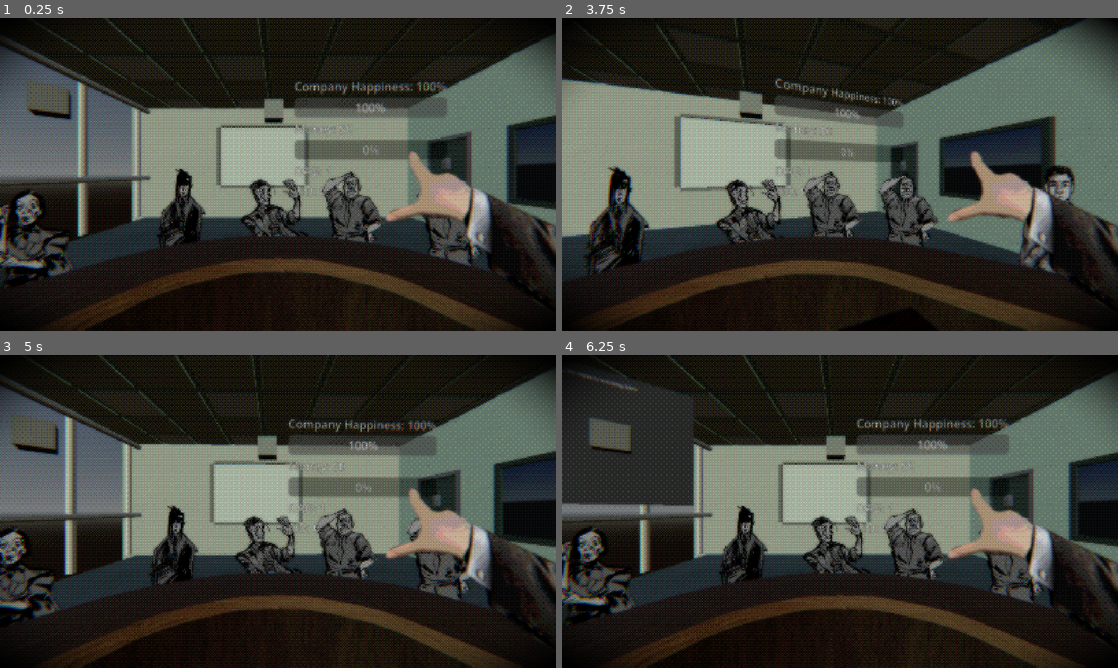
Above: before the commit, frames 1-4 (two rows, left to right).
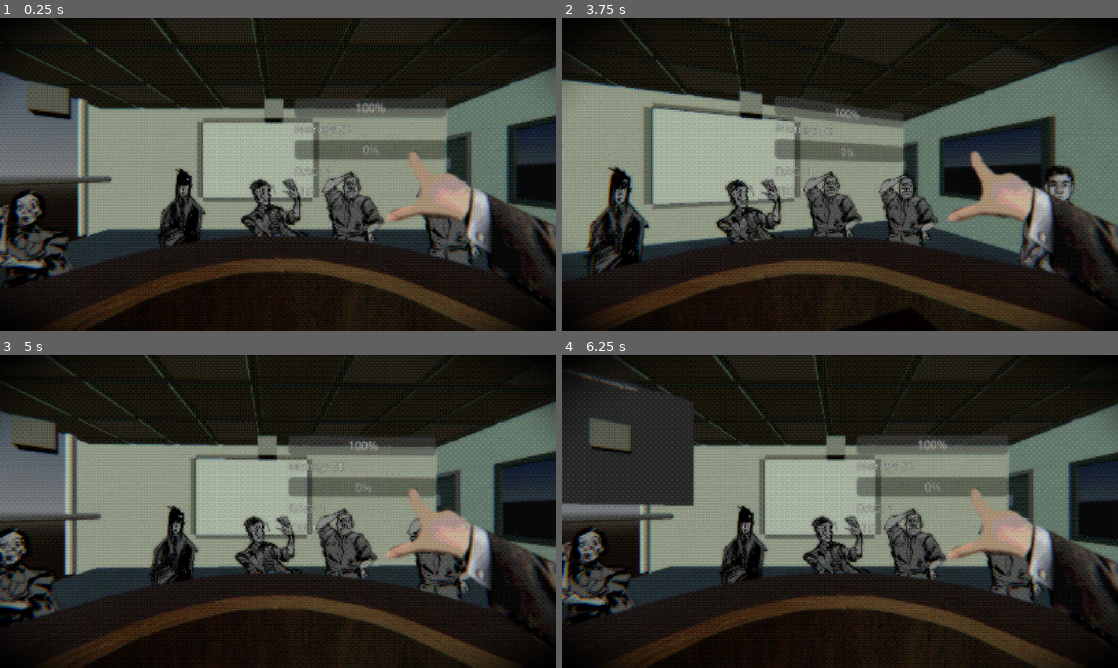
Above: after the commit, the same moments.

Repository: DebugCookie/FIB_GameJam
Game: Godot game, scene res://maxTestScene.tscn
The game is run twice, just before and just after one commit, with the same random seed, the same clock (stepped at 60 frames per second) and the same inputs.
Inputs (mouse positions are in pixels of both pictures, inside the frame that each line leads up to):
- Up to frame 1 (0.25 s): no input
- Up to frame 2 (3.75 s): tap Enter (ui_accept) at 0.5, 0.77, 1.25, 1.52, 2, 2.75, 3.02, 3.5 s; move the mouse to (962, 158) at 0.52 s; hold Right (ui_right) 0.53-1.28 s; click (962, 158) at 0.67 s; move the mouse to (728, 190) at 1.27 s; hold Down (ui_down) 1.28-2.03 s; move the mouse to (895, 105) at 2.02 s; hold Right (ui_right) 2.03-2.78 s; move the mouse to (812, 237) at 2.77 s; hold Up (ui_up) 2.78-3.53 s; click (812, 237) at 2.92 s; move the mouse to (1006, 221) at 3.52 s; hold Left (ui_left) from 3.53 s (still down)
- Up to frame 3 (5 s): keep holding Left (ui_left); tap Enter (ui_accept) at 3.77, 4.52 s; move the mouse to (111, 464) at 4.27 s
- Up to frame 4 (6.25 s): move the mouse to (867, 511) at 5.02 s; release Left (ui_left) at 5.03 s; hold Down (ui_down) 5.03-5.78 s; click (867, 511) at 5.17 s; tap Enter (ui_accept) at 5.75, 6.02 s; move the mouse to (756, 433) at 5.77 s; hold Right (ui_right) from 5.78 s (still down)

The runs differ from the first frame. In frame 1, 16% of the frame differs, in the area x 0-100%, y 0-71%; in frame 2, 13%; in frame 3, 16%; in frame 4, 12%.

Commit message:
Stuff changes

Diff:
--- a/maxTestScene.tscn
+++ b/maxTestScene.tscn
@@ -331,13 +331,13 @@
 transform = Transform3D(-1, 0, -8.742278e-08, 0, 1, 0, 8.742278e-08, 0, -1, 0.39856073, -0.13130234, -0.23945713)
 
 [node name="SM_Wall2" parent="." unique_id=1887927298 instance=ExtResource("10_3pouy")]
-transform = Transform3D(1.3113416e-07, 0, -1.1545465, 0, 1, 0, 1, 0, 1.5140049e-07, 0.008830994, -0.13130234, -0.62866175)
+transform = Transform3D(1.3113416e-07, 0, -1.1545465, 0, 1, 0, 1, 0, 1.5140049e-07, 0.008830994, -0.13130234, -0.48150295)
 
 [node name="SM_Wall3" parent="." unique_id=1447902437 instance=ExtResource("10_3pouy")]
 transform = Transform3D(-2.1855693e-07, 0, 1.1545465, 0, 1, 0, -1, 0, -2.5233413e-07, 0.008830994, -0.13130234, 0.123515904)
 
 [node name="SM_Roof" parent="." unique_id=1421866103 instance=ExtResource("11_be4fj")]
-transform = Transform3D(1, 0, 0, 0, 1, 0, 0, 0, 1, -0.022765517, 0.24811134, -0.24673656)
+transform = Transform3D(1, 0, 0, 0, 1, 0, 0, 0, 1, -0.022765517, 0.19934294, -0.24673656)
 
 [node name="SM_Window" parent="." unique_id=763268013 instance=ExtResource("12_2p1gs")]
 transform = Transform3D(-0.7099999, 0, -1.4956696e-07, 0, 0.80805326, 0, 1.0720701e-07, 0, -0.9905372, -0.38354537, -0.055646427, -0.23754987)
@@ -349,7 +349,7 @@
 transform = Transform3D(0.56, 0, 0, 0, 0.56, 0, 0, 0, 0.56, 0.38655156, -0.0050126836, -0.24838927)
 
 [node name="SM_WhiteBoard" parent="." unique_id=4093690 instance=ExtResource("25_1y33g")]
-transform = Transform3D(-3.5624783e-08, 0, 0.815, 0, 0.815, 0, -0.815, 0, -3.5624783e-08, -0.04829803, 0.0048734173, -0.6220665)
+transform = Transform3D(-3.5624783e-08, 0, 0.815, 0, 0.815, 0, -0.815, 0, -3.5624783e-08, -0.04829803, -0.016708277, -0.4749077)
 
 [node name="Floor" parent="." unique_id=1442035342 instance=ExtResource("25_25qrb")]
 transform = Transform3D(1.055, 0, 0, 0, 1.055, 0, 0, 0, 1.055, -0.29874298, -0.08565942, -0.08690229)
